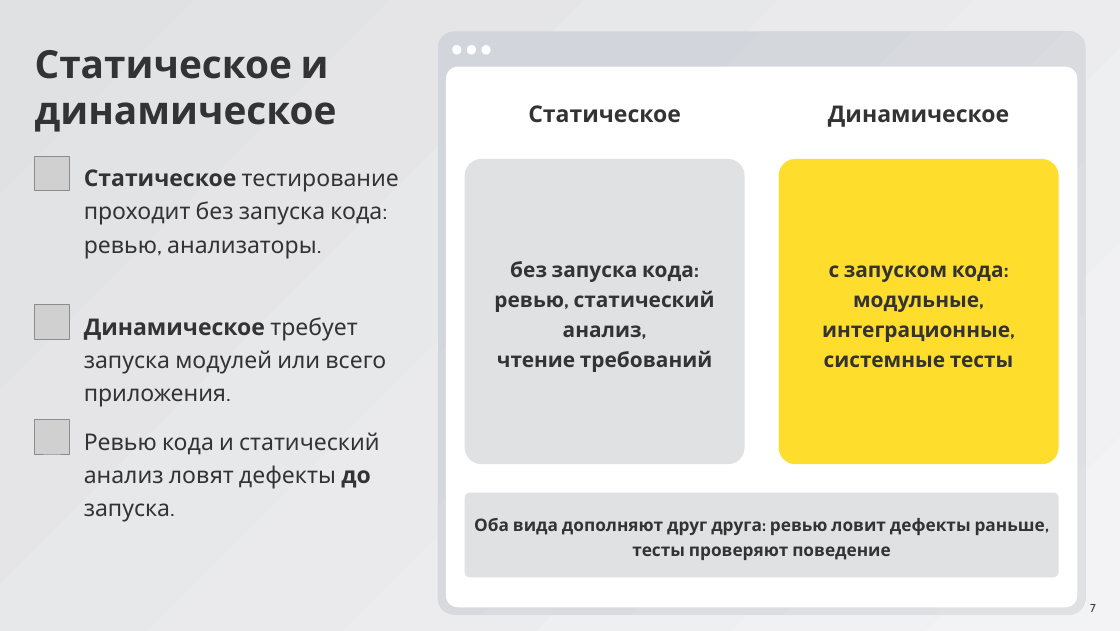
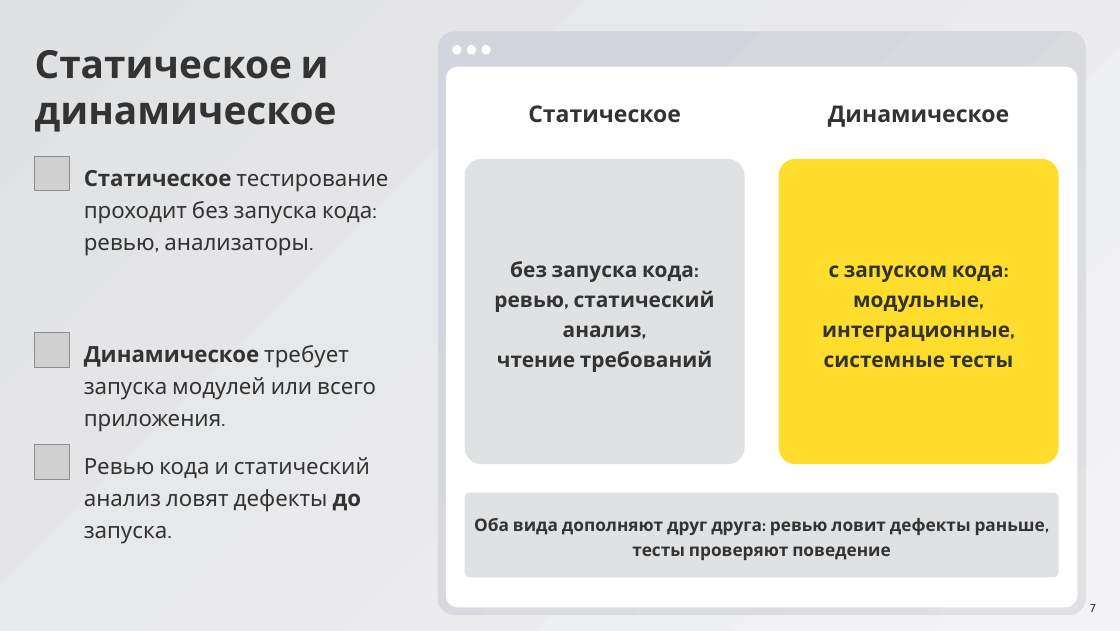
Before and after one commit to ArthurAipov/market-pulse-innopolis, a slide deck: slide 7 of advanced/docs/seminar8/Семинар 8.pptx. Drawn at 1120x631 pixels with LibreOffice and Linux fonts; fonts in the diff are those of the drawing; grey boxes stand for pictures. Boxes give left, top, right and bottom in pixels: in the first picture for what was removed or moved away, otherwise in the second. Text is boxed around its words. In the diff, an @@ line names an element or a change of style, - is before the commit and + after.

```diff
--- a/advanced/docs/seminar8/Семинар 8.pptx
+++ b/advanced/docs/seminar8/Семинар 8.pptx
@@ picture moved from (x1=35, y1=305, x2=69, y2=339) to (x1=35, y1=333, x2=69, y2=367) @@
@@ size 32 to 31 pt in 3 elements at (x1=84, y1=170, x2=388, y2=255), (x1=84, y1=457, x2=370, y2=543), (x1=84, y1=345, x2=376, y2=431) @@
@@ text "Динамическое требует запуска модулей или ..." moved from (x1=84, y1=317, x2=386, y2=407) to (x1=84, y1=345, x2=376, y2=431) @@
@@ picture moved from (x1=35, y1=420, x2=69, y2=454) to (x1=35, y1=444, x2=69, y2=479) @@
@@ text "Ревью кода и статический анализ ..." moved from (x1=84, y1=432, x2=380, y2=522) to (x1=84, y1=457, x2=370, y2=543) @@
```
Also in this commit, not shown: 30 other slides changed.
